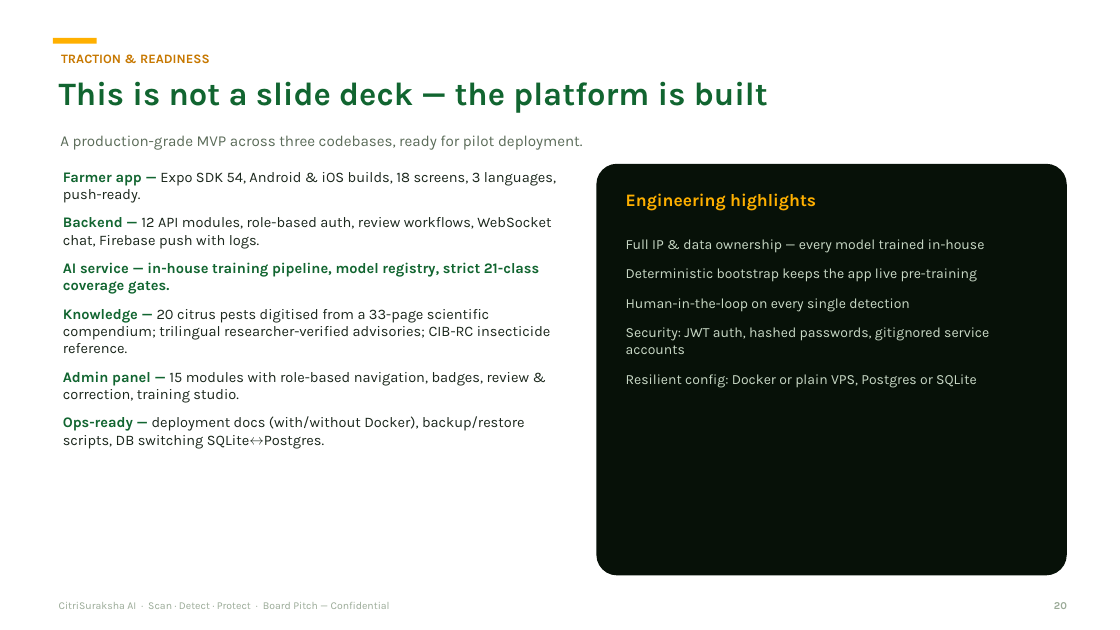
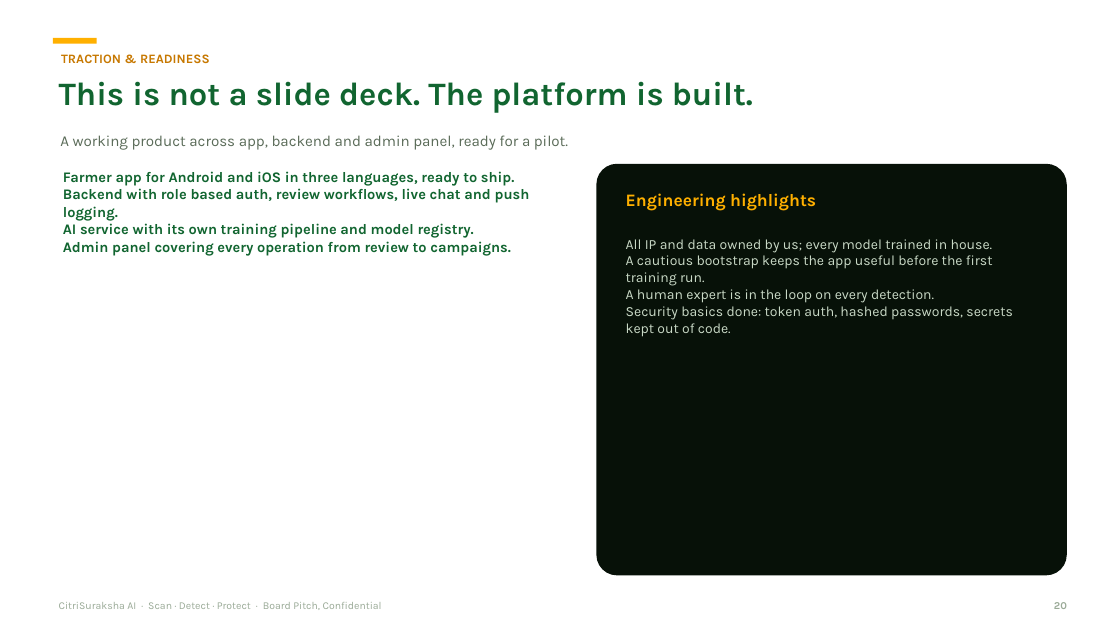
Before and after one commit to jagthapsaurabh/citrisurksha_ai, a slide deck: slide 20 of docs/pitch/CitriSuraksha_AI_Board_Pitch.pptx. Drawn at 1120x630 pixels with LibreOffice and Linux fonts; fonts in the diff are those of the drawing. Boxes give left, top, right and bottom in pixels: in the first picture for what was removed or moved away, otherwise in the second. Text is boxed around its words. In the diff, an @@ line names an element or a change of style, - is before the commit and + after.

Commit message:
Board deck copy: human voice, no versions/counts, ops line removed, no em-dashes (humanize_deck.py, idempotent)

```diff
--- a/docs/pitch/CitriSuraksha_AI_Board_Pitch.pptx
+++ b/docs/pitch/CitriSuraksha_AI_Board_Pitch.pptx
@@ text at box(59, 81, 753, 113): text changed @@
-This is not a slide deck — the platform is built
+This is not a slide deck. The platform is built.
@@ text at box(60, 135, 568, 150): text changed @@
-A production-grade MVP across three codebases, ready for pilot deployment.
+A working product across app, backend and admin panel, ready for a pilot.
@@ text at box(63, 171, 530, 256): text changed; text colour #1B271C to #116530; bold on @@
-Farmer app — Expo SDK 54, Android & iOS builds, 18 screens, 3 languages, push-ready.
-Backend — 12 API modules, role-based auth, review workflows, WebSocket chat, Firebase push with logs.
-AI service — in-house training pipeline, model registry, strict 21-class coverage gates.
-Knowledge — 20 citrus pests digitised from a 33-page scientific compendium; trilingual researcher-verified advisories; CIB-RC insecticide reference.
-Admin panel — 15 modules with role-based navigation, badges, review & correction, training studio.
-Ops-ready — deployment docs (with/without Docker), backup/restore scripts, DB switching SQLite↔Postgres.
+Farmer app for Android and iOS in three languages, ready to ship.
+Backend with role based auth, review workflows, live chat and push logging.
+AI service with its own training pipeline and model registry.
+Admin panel covering every operation from review to campaigns.
@@ text at box(626, 239, 1013, 337): text changed @@
-Full IP & data ownership — every model trained in-house
-Deterministic bootstrap keeps the app live pre-training
-Human-in-the-loop on every single detection
-Security: JWT auth, hashed passwords, gitignored service accounts
-Resilient config: Docker or plain VPS, Postgres or SQLite
+All IP and data owned by us; every model trained in house.
+A cautious bootstrap keeps the app useful before the first training run.
+A human expert is in the loop on every detection.
+Security basics done: token auth, hashed passwords, secrets kept out of code.
@@ text at box(59, 602, 382, 610): text changed @@
-CitriSuraksha AI · Scan · Detect · Protect · Board Pitch — Confidential
+CitriSuraksha AI · Scan · Detect · Protect · Board Pitch, Confidential
```
Also in this commit, not shown: 25 other slides changed, 1 other file.
